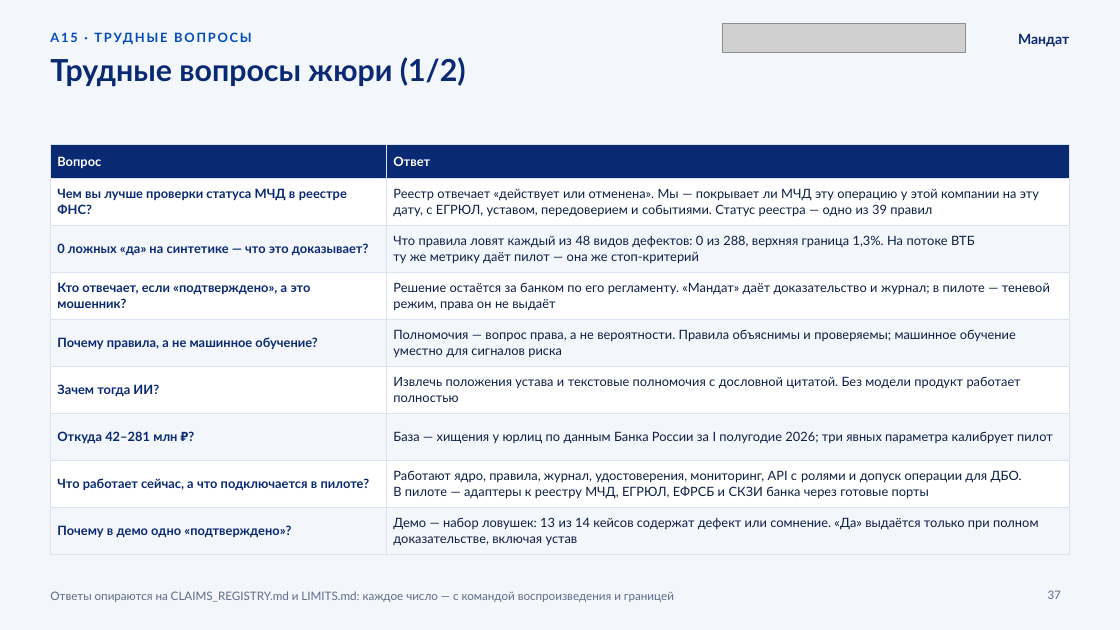
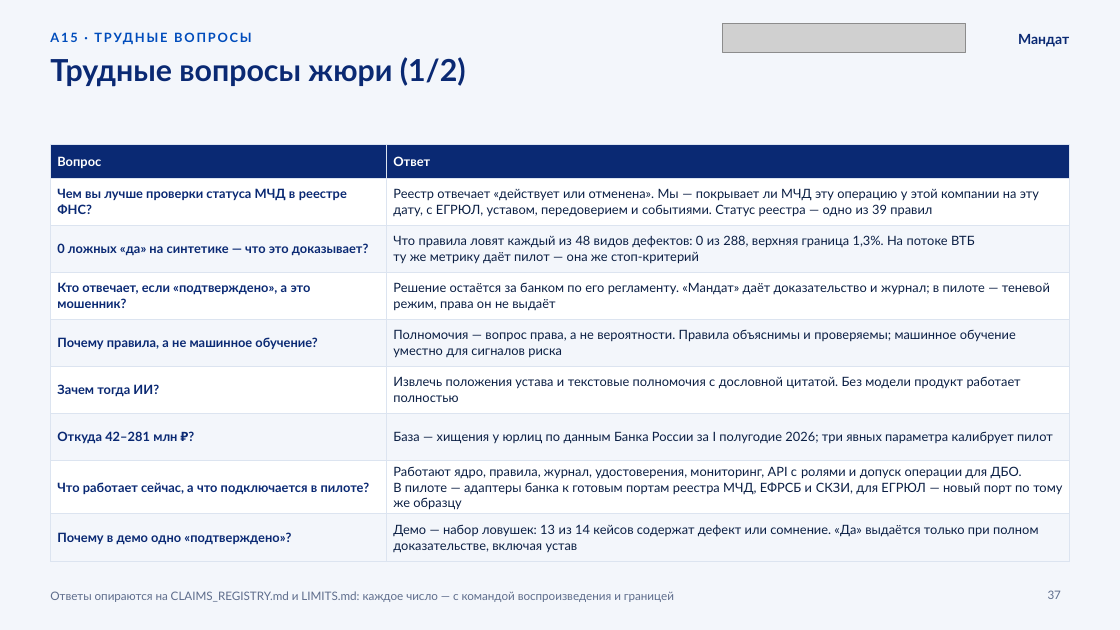
Before and after one commit to KonkovDV/Mandat, a slide deck: slide 37 of submission/slides/Mandat_VTB.pptx. Drawn at 1120x630 pixels with LibreOffice and Linux fonts; fonts in the diff are those of the drawing; grey boxes stand for pictures; background and template pictures are left out. Boxes give left, top, right and bottom in pixels: in the first picture for what was removed or moved away, otherwise in the second. Text is boxed around its words. In the diff, an @@ line names an element or a change of style, - is before the commit and + after.

Commit message:
docs: correct the deck and rebuild the submission materials
The deck no longer says the EGRUL port exists, keeps commands on one line in
the criteria table, gives the agent card room, writes four-digit numbers
without a space and takes the hours per FTE from the model. evidence.json,
the deck, the analytics pack and the texts show 1950 tests.

```diff
--- a/submission/slides/Mandat_VTB.pptx
+++ b/submission/slides/Mandat_VTB.pptx
@@ table at box(50, 145, 1070, 556) @@
-row 8, column 2: Работают ядро, правила, журнал, удостоверения, мониторинг, API с ролями и допуск операции для ДБО. В пилоте — адаптеры к реестру МЧД, ЕГРЮЛ, ЕФРСБ и СКЗИ банка через готовые порты
+row 8, column 2: Работают ядро, правила, журнал, удостоверения, мониторинг, API с ролями и допуск операции для ДБО. В пилоте — адаптеры банка к готовым портам реестра МЧД, ЕФРСБ и СКЗИ, для ЕГРЮЛ — новый порт по тому же образцу
```
Also in this commit, not shown: 14 other slides changed, 13 other files.
